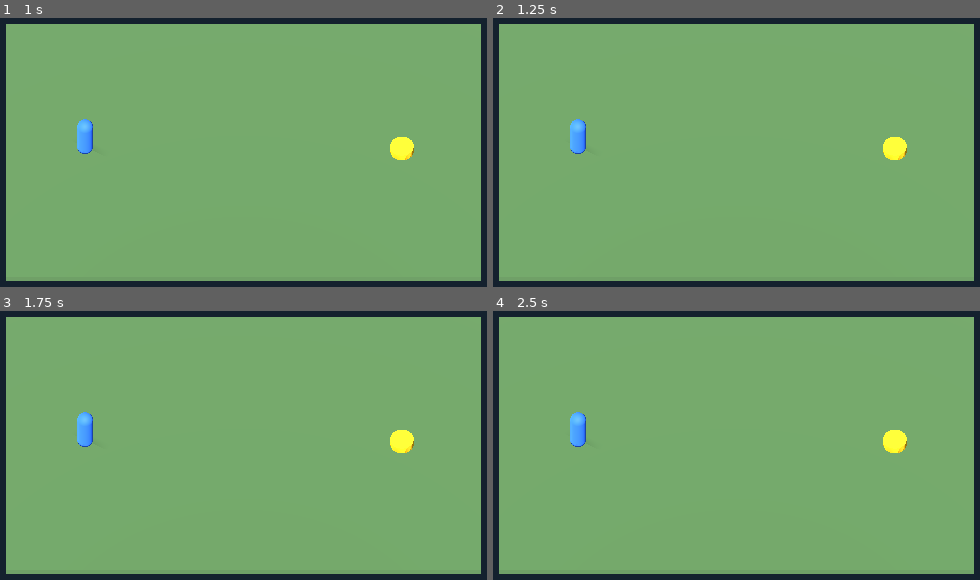
Above: before the commit, frames 1-4 (two rows, left to right).
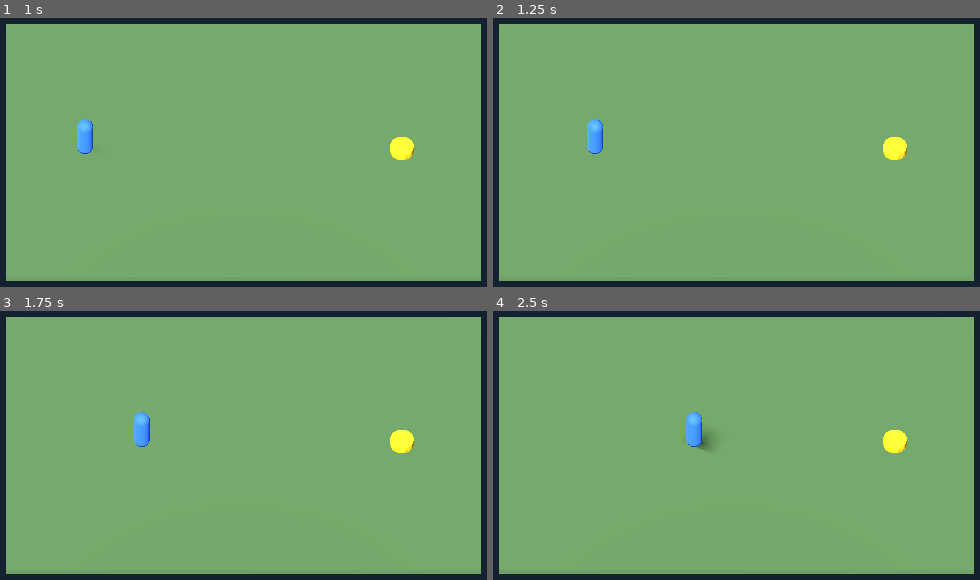
Above: after the commit, the same moments.

Repository: RrR2010/wilson-shipwrecked
Game: Godot game, scene res://tests/scenes/perception_learned_new_run_autonomy/perception_learned_new_run_autonomy.tscn
Two runs of this game, one before a commit and one after it. Both use one fixed random seed, a clock stepped at 60 frames per second and the inputs below. The project has no main scene, so this scene is started directly.
Inputs:
- Up to frame 1 (1 s): tap Enter at 0.5 s; tap Space at 0.77 s
- Up to frame 2 (1.25 s): no input
- Up to frame 3 (1.75 s): tap Space at 1.52 s
- Up to frame 4 (2.5 s): no input

Frame 1 is identical in both runs. In frame 2, 0.8% of the frame differs, in the area x 15-23%, y 37-51%; in frame 3, 0.8%; in frame 4, 0.9%, in the area x 15-45%, y 37-53%.
Error before the commit: Parse Error: Too few arguments for "new()" call. Expected at least 16 but received 15. (res://src/application/bootstrap/simulation_owner_bootstrapper.gd:100)

Commit message:
Bootstrap actor relationship owner

Diff:
--- a/src/application/bootstrap/simulation_owner_bootstrapper.gd
+++ b/src/application/bootstrap/simulation_owner_bootstrapper.gd
@@ -12,6 +12,7 @@
 const DynamicProcessStore = preload("res://src/domain/world/dynamic_process_store.gd")
 const ActorRuntimeState = preload("res://src/domain/actors/actor_runtime_state.gd")
 const ActorStateStore = preload("res://src/domain/actors/actor_state_store.gd")
+const ActorRelationshipStore = preload("res://src/domain/actors/actor_relationship_store.gd")
 const BeliefStore = preload("res://src/domain/cognition/belief_store.gd")
 const CurrentIntentionStore = preload("res://src/domain/cognition/current_intention_store.gd")
 const DriveState = preload("res://src/domain/cognition/drive_state.gd")
@@ -97,6 +98,10 @@
 		if not actors.add(actor_state):
 			return SimulationBootstrapResult.failure(&"duplicate_actor_state", ["Duplicate actor state: %s" % seed.actor.sort_key()])
 
+	var actor_relationships = ActorRelationshipStore.new()
+	for seed in definition.actor_relationship_seeds:
+		actor_relationships.restore_entry(seed.actor, seed.subject, seed.affinity, seed.evidence_count, seed.last_source_execution_id)
+
 	return SimulationBootstrapResult.success(SimulationOwnerSet.new(
 		entities,
 		relations,
@@ -112,5 +117,6 @@
 		presence,
 		environment,
 		dynamic_processes,
-		actors
+		actors,
+		actor_relationships
 	))
